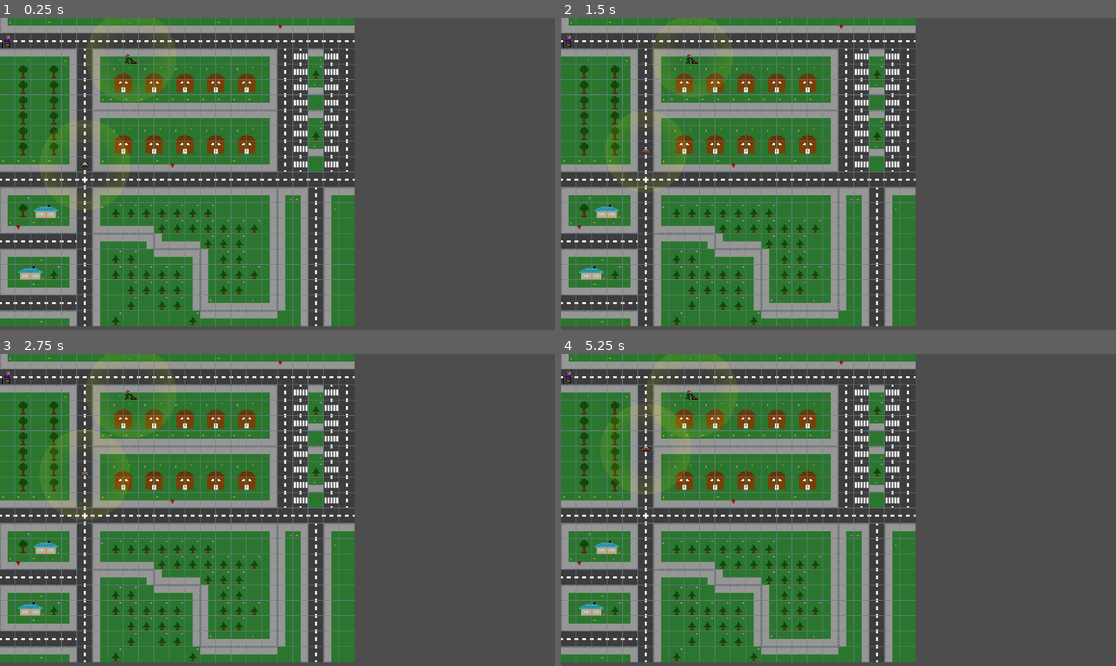
Above: before the commit, frames 1-4 (two rows, left to right).
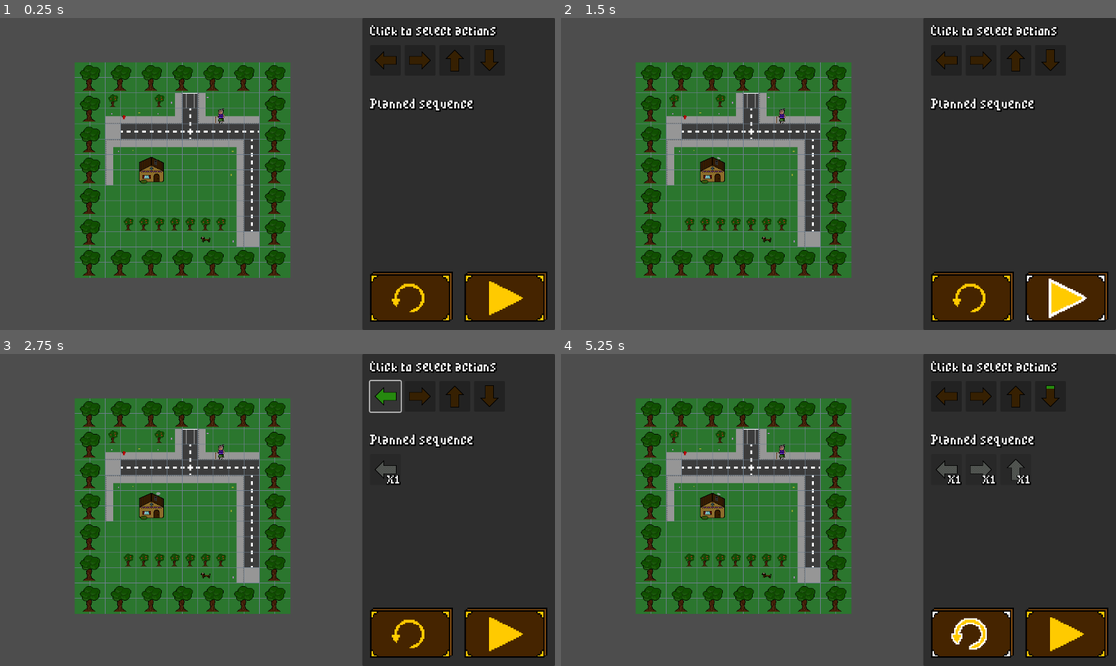
Above: after the commit, the same moments.

Repository: chrismeunier/EpicGameJam11
Game: Godot game, scene res://MainScene.tscn
The game is run twice, just before and just after one commit, with the same random seed, the same clock (stepped at 60 frames per second) and the same inputs. Before the commit the project starts from res://TileMap/world.tscn. Sound files missing from this copy of the repository are replaced by a short silence.
Inputs (mouse positions are in pixels of both pictures, inside the frame that each line leads up to):
- Up to frame 1 (0.25 s): no input
- Up to frame 2 (1.5 s): click (1066, 295) at 0.5 s, where only the run after the commit has a clickable "Play !"; click (1066, 295) at 1.25 s, where only the run after the commit has a clickable "Play !"
- Up to frame 3 (2.75 s): click (382, 397) at 2 s, where only the run after the commit has a clickable "0"
- Up to frame 4 (5.25 s): click (982, 397) at 2.75 s, where only the run after the commit has a clickable "1"; click (1016, 397) at 3.5 s, where only the run after the commit has a clickable "2"; click (1049, 397) at 4.25 s, where only the run after the commit has a clickable "3"; click (971, 631) at 5 s, where only the run after the commit has a clickable "Undo"

The runs differ from the first frame. In frame 1, 81% of the frame differs, in the area x 0-100%, y 0-100%; in frame 2, 81%; in frame 3, 81%; in frame 4, 81%.

Commit message:
more fixes

Diff:
--- a/CenteredLevels/centered_lvl_6.tscn
+++ b/CenteredLevels/centered_lvl_6.tscn
@@ -5,5 +5,5 @@
 [node name="MarkerLvl6" type="Marker2D"]
 
 [node name="LvlParking" parent="." instance=ExtResource("1_e8xhp")]
-position = Vector2(-367, -139)
+position = Vector2(-354, -121)
 scale = Vector2(0.5, 0.5)
--- a/project.godot
+++ b/project.godot
@@ -11,7 +11,7 @@
 [application]
 
 config/name="EpicGameJam11"
-run/main_scene="uid://gje6isjwjbvi"
+run/main_scene="uid://cyof6ioq6j3mq"
 config/features=PackedStringArray("4.4", "GL Compatibility")
 config/icon="res://icon.svg"
 
